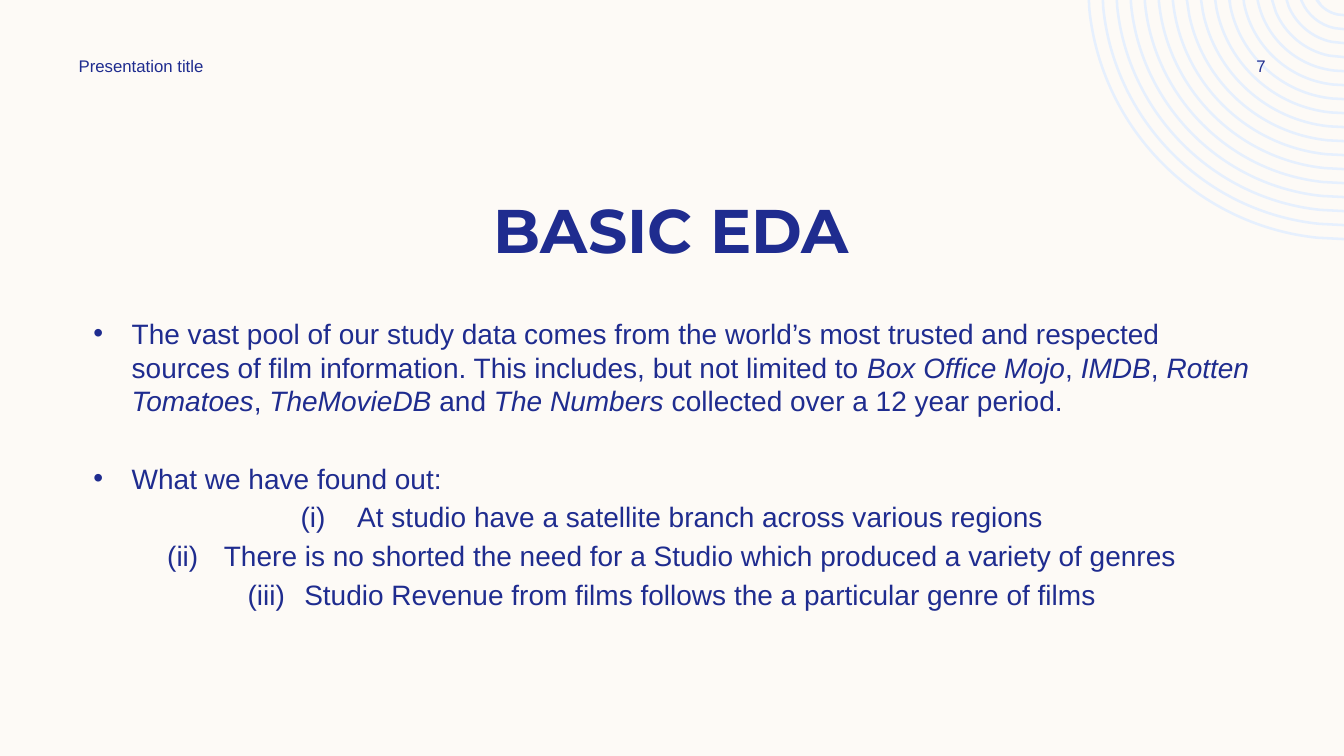
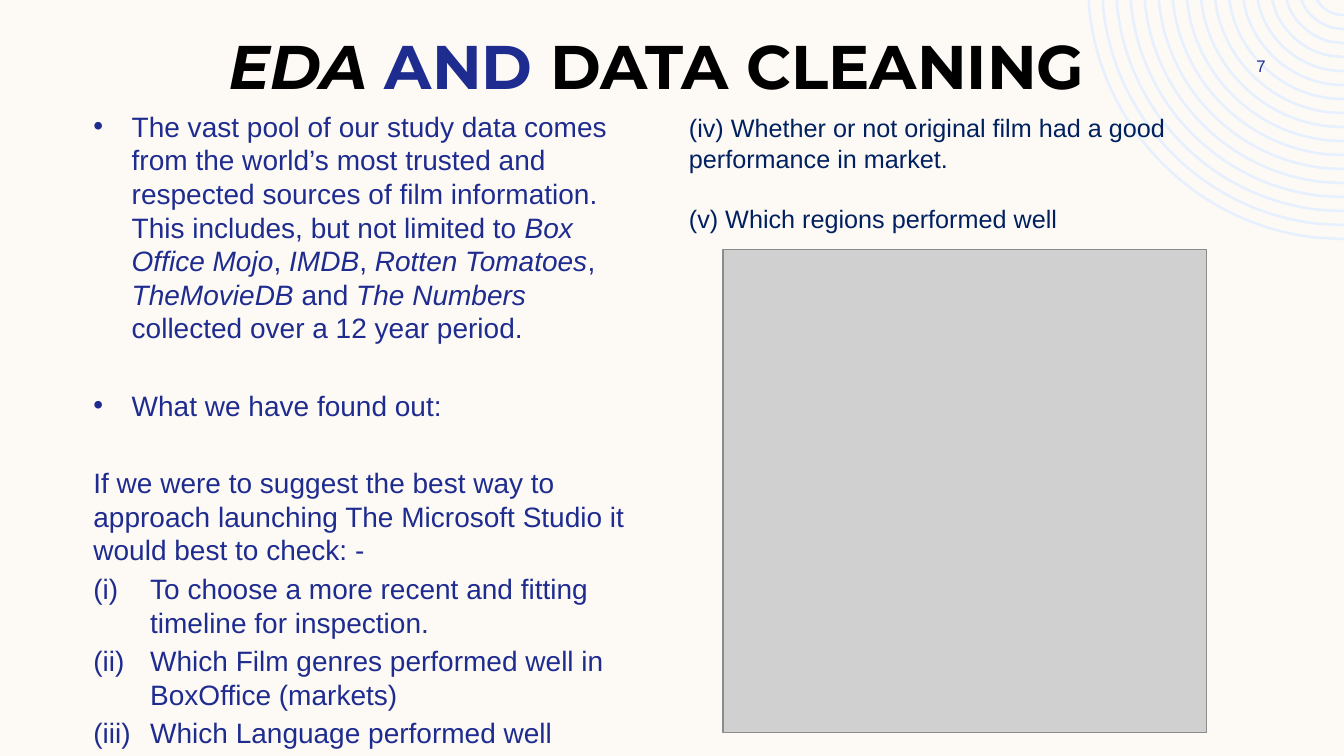
Before and after one commit to rurigi-waweru/dsc-waweru-phase-one-project, a slide deck: slide 7 of Presentation (MICROSOFT STUDIO).pptx. Drawn at 1344x756 pixels with LibreOffice and Linux fonts; fonts in the diff are those of the drawing; grey boxes stand for pictures. Boxes give left, top, right and bottom in pixels: in the first picture for what was removed or moved away, otherwise in the second. Text is boxed around its words. In the diff, an @@ line names an element or a change of style, - is before the commit and + after.

Commit message:
Comitting recent Changes (Dels, Notebook, etc)

```diff
--- a/Presentation (MICROSOFT STUDIO).pptx
+++ b/Presentation (MICROSOFT STUDIO).pptx
@@ title at box(229, 45, 1084, 90): text changed; text colour #1F2C8F to #000000 @@
-BASIC EDA
+EDA AND DATA CLEANING
@@ text removed at box(79, 60, 203, 72) @@
-Presentation title
@@ text "The vast pool of our ...": place and size @@
-text "The vast pool of our ..." at box(132, 323, 1250, 610)
+text "The vast pool of our ..." at box(93, 116, 624, 749)
@@ text added at box(689, 118, 1165, 234), 18 pt, text #002060 @@
+(iv) Whether or not original film had a good performance in market.
+(v) Which regions performed well
@@ picture added at box(723, 249, 1207, 733) @@
@@ text at box(93, 472, 624, 749): text changed @@
-(i) At studio have a satellite branch across various regions
-(ii) There is no shorted the need for a Studio which produced a variety of genres
-(iii) Studio Revenue from films follows the a particular genre of films
+If we were to suggest the best way to approach launching The Microsoft Studio it would best to check: -
+(i) To choose a more recent and fitting timeline for inspection.
+(ii) Which Film genres performed well in BoxOffice (markets)
+(iii) Which Language performed well
```
Also in this commit, not shown: 3 other slides changed, 9 slides added, 4 slides removed, 22 other files.
